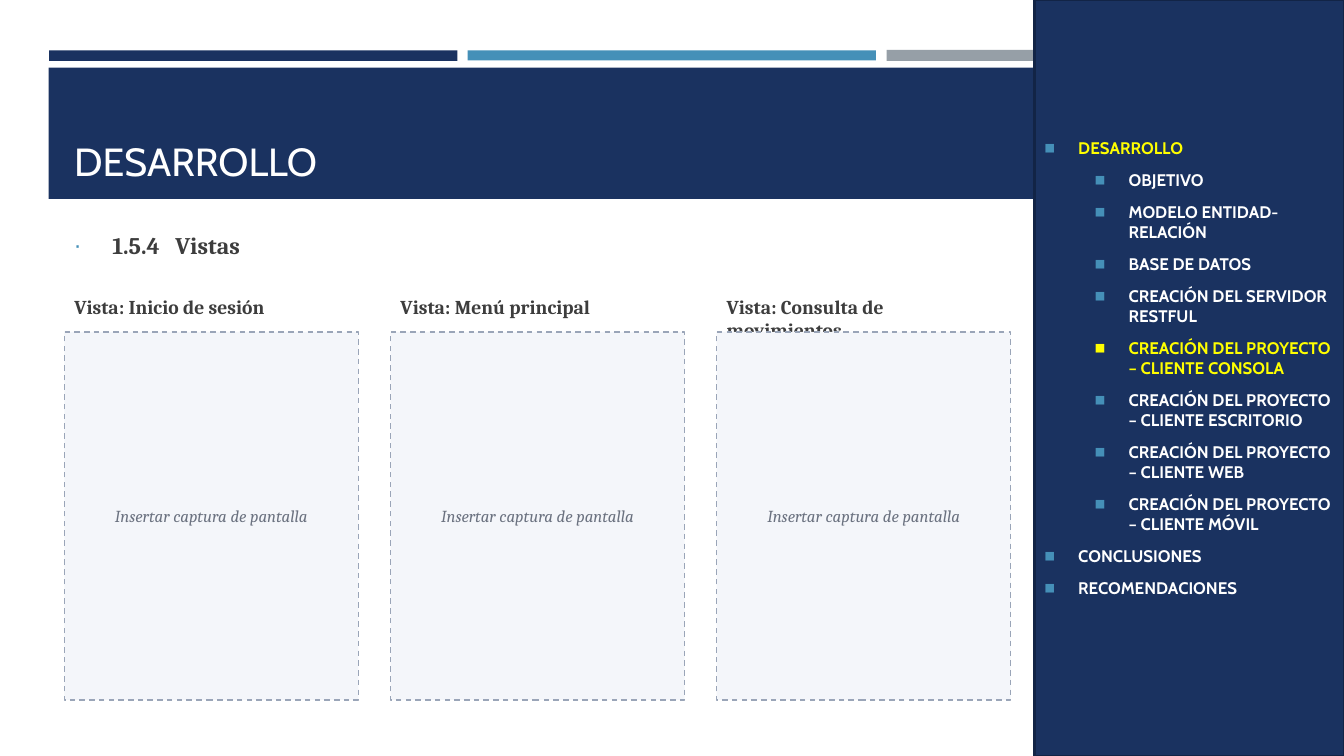
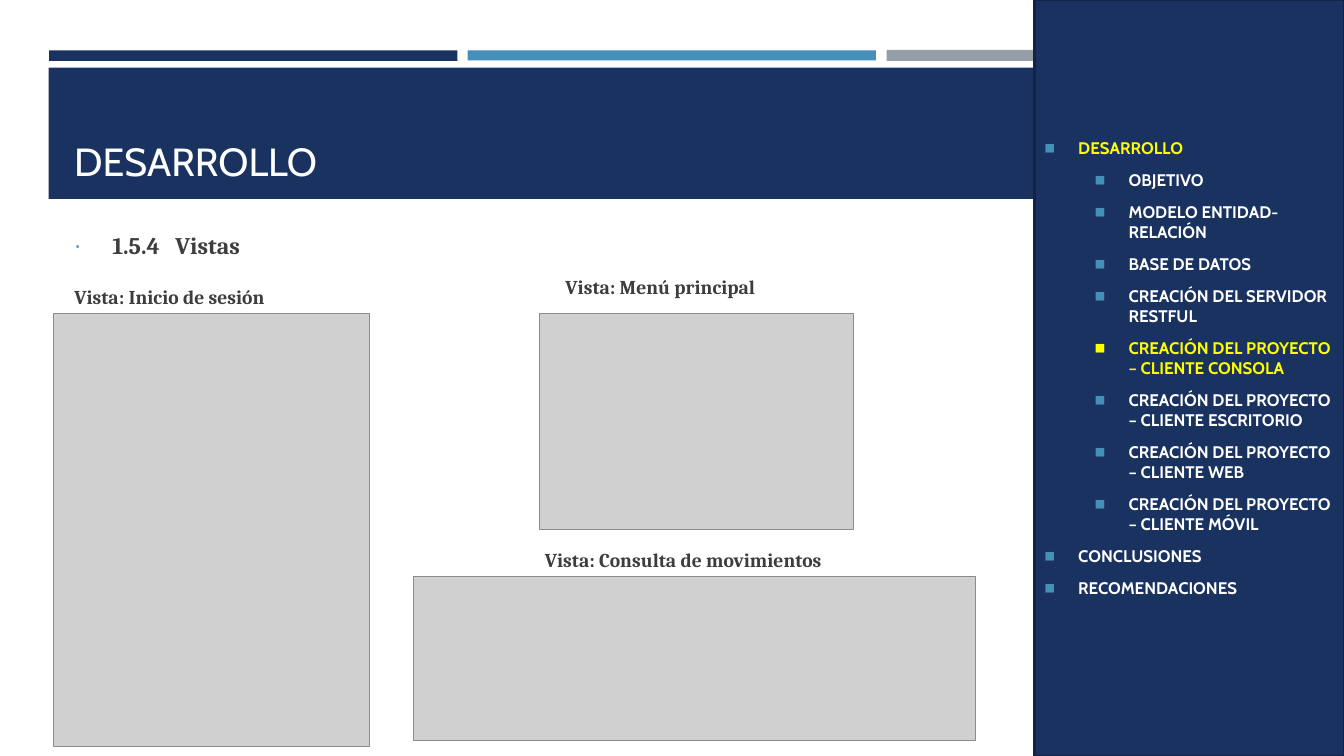
Before and after one commit to IMarcusDev/TI.1.3.-PAO202651_RESTFUL_JAVA_CONBDD_NRC36883_GR04, a slide deck: slide 17 of 05. DOCUMENTACION/PRESENTACION TI.1.3. RESTFUL con BDD en JAVA GR4.pptx. Drawn at 1344x756 pixels with LibreOffice and Linux fonts; fonts in the diff are those of the drawing; grey boxes stand for pictures. Boxes give left, top, right and bottom in pixels: in the first picture for what was removed or moved away, otherwise in the second. Text is boxed around its words. In the diff, an @@ line names an element or a change of style, - is before the commit and + after.

```diff
--- a/05. DOCUMENTACION/PRESENTACION TI.1.3. RESTFUL con BDD en JAVA GR4.pptx
+++ b/05. DOCUMENTACION/PRESENTACION TI.1.3. RESTFUL con BDD en JAVA GR4.pptx
@@ text "Vista: Inicio de sesión": place and size @@
-text "Vista: Inicio de sesión" at <box>74,300,265,314</box>
+text "Vista: Inicio de sesión" at <box>74,290,265,304</box>
@@ text "Vista: Menú principal": place and size @@
-text "Vista: Menú principal" at <box>400,300,590,318</box>
+text "Vista: Menú principal" at <box>565,280,755,298</box>
@@ picture added at <box>53,314,369,747</box> @@
@@ picture added at <box>539,314,853,529</box> @@
@@ rectangle removed at <box>65,332,359,700</box> @@
-Insertar captura de pantalla
@@ rectangle removed at <box>391,332,686,700</box> @@
-Insertar captura de pantalla
@@ rectangle removed at <box>717,332,1011,700</box> @@
-Insertar captura de pantalla
@@ text "Vista: Consulta de movimientos" rewrapped from <box>727,300,883,333</box> to <box>545,553,821,567</box> @@
@@ picture added at <box>413,577,976,740</box> @@
```
Also in this commit, not shown: 4 other slides changed.
